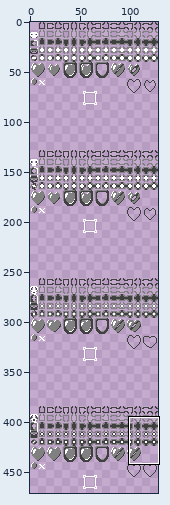
Two versions of one sprite sheet, art/raw_chr/hud.png. Above, an overview of the earlier version with the close-up marked.
Close-up. As it was:
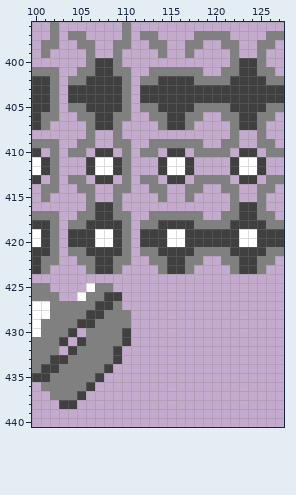
The file is 128x512 pixels. Shown: x 100..127, y 396..440. The wide view leaves out empty margins. The commit also changed other parts of the picture, which this record leaves out.
After:
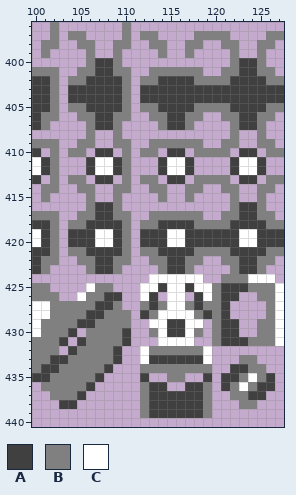
Palette (. is transparent): A #404040  B #808080  C #ffffff
What changed:
{"y":424,"x":113,"old":"......","new":"CCCCCC"}
{"y":424,"x":121,"old":"......","new":"BBBCCC"}
{"y":425,"x":112,"old":"................","new":"CCACCACCBAAABBBC"}
{"y":426,"x":112,"old":"..","new":"CA"}
{"y":426,"x":115,"old":"..","new":"CC"}
{"y":426,"x":118,"old":".....","new":"ACBAA"}
{"y":426,"x":125,"old":"...","new":"BBC"}
{"y":427,"x":112,"old":"..........","new":"BABCCBABBA"}
{"y":427,"x":126,"old":"..","new":"BC"}
{"y":428,"x":112,"old":"..........","new":"ABCCCCBABA"}
{"y":428,"x":126,"old":"..","new":"BC"}
{"y":429,"x":113,"old":"......","new":"CCAACC"}
{"y":429,"x":120,"old":"...","new":"BAA"}
{"y":429,"x":125,"old":"...","new":"BBC"}
{"y":430,"x":113,"old":"......","new":"BCAACB"}
{"y":430,"x":120,"old":"...","new":"BAA"}
{"y":430,"x":125,"old":"...","new":"BBC"}
{"y":431,"x":114,"old":"....","new":"CCCC"}
{"y":431,"x":120,"old":"........","new":"BAAABBBC"}
{"y":432,"x":112,"old":"........","new":"CBBBBBBC"}
{"y":433,"x":112,"old":"........","new":"CAAAAAAC"}
{"y":433,"x":123,"old":"..","new":"BB"}
{"y":434,"x":112,"old":"........","new":"BBBBBBBB"}
{"y":434,"x":122,"old":"....","new":"AABB"}
{"y":435,"x":112,"old":".","new":"A"}
{"y":435,"x":115,"old":"..","new":"BB"}
{"y":435,"x":119,"old":".","new":"A"}
{"y":435,"x":121,"old":"......","new":"AABCBA"}
{"y":436,"x":112,"old":"...","new":"BAA"}
{"y":436,"x":117,"old":"...","new":"AAB"}
{"y":436,"x":121,"old":"......","new":"ABCBAA"}
{"y":437,"x":112,"old":"........","new":"BAAAAAAB"}
{"y":437,"x":122,"old":"....","new":"BBAA"}
{"y":438,"x":112,"old":"........","new":"BAAAAAAB"}
{"y":438,"x":123,"old":"..","new":"BB"}
{"y":439,"x":112,"old":"........","new":"BAAAAAAB"}
